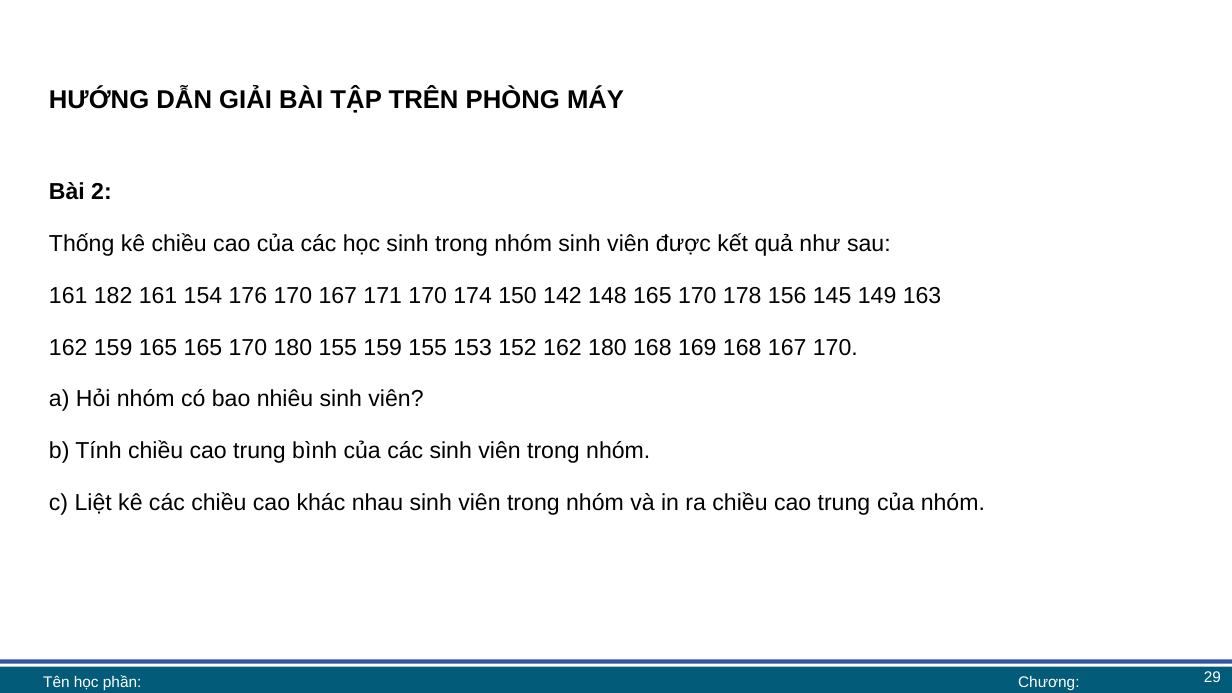
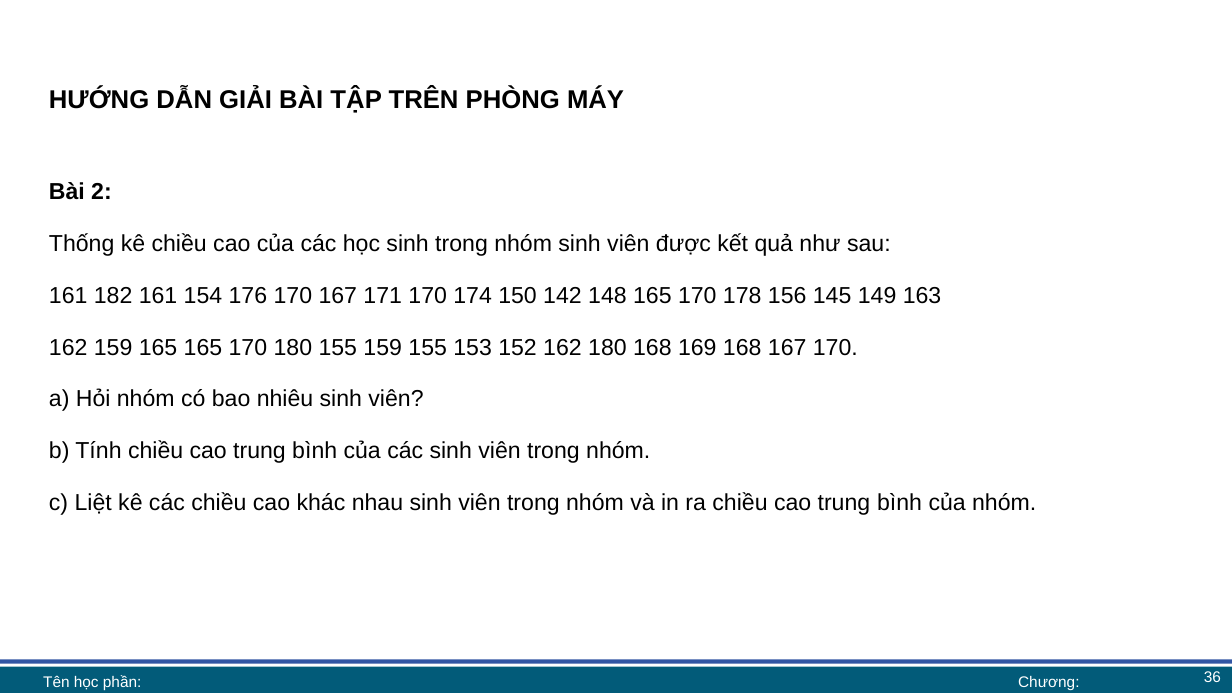
Before and after one commit to lhaaaaa/17A2-Ca-chieu, a slide deck: slide 36 of Lab 6 + 7/Lab 7 bài giảng.pptx (slide 29 before the commit). Drawn at 1232x693 pixels with LibreOffice and Linux fonts; fonts in the diff are those of the drawing; background and template pictures are left out. Boxes give left, top, right and bottom in pixels: in the first picture for what was removed or moved away, otherwise in the second. Text is boxed around its words. In the diff, an @@ line names an element or a change of style, - is before the commit and + after.

```diff
--- a/Lab 6 + 7/Lab 7 bài giảng.pptx
+++ b/Lab 6 + 7/Lab 7 bài giảng.pptx
@@ text at box(49, 492, 1036, 515): text changed @@
-c) Liệt kê các chiều cao khác nhau sinh viên trong nhóm và in ra chiều cao trung của nhóm.
+c) Liệt kê các chiều cao khác nhau sinh viên trong nhóm và in ra chiều cao trung bình của nhóm.
@@ page number at box(1204, 671, 1221, 682): text changed @@
-29
+36
```
Also in this commit, not shown: 8 other slides changed, 7 slides added, 1 other file.
